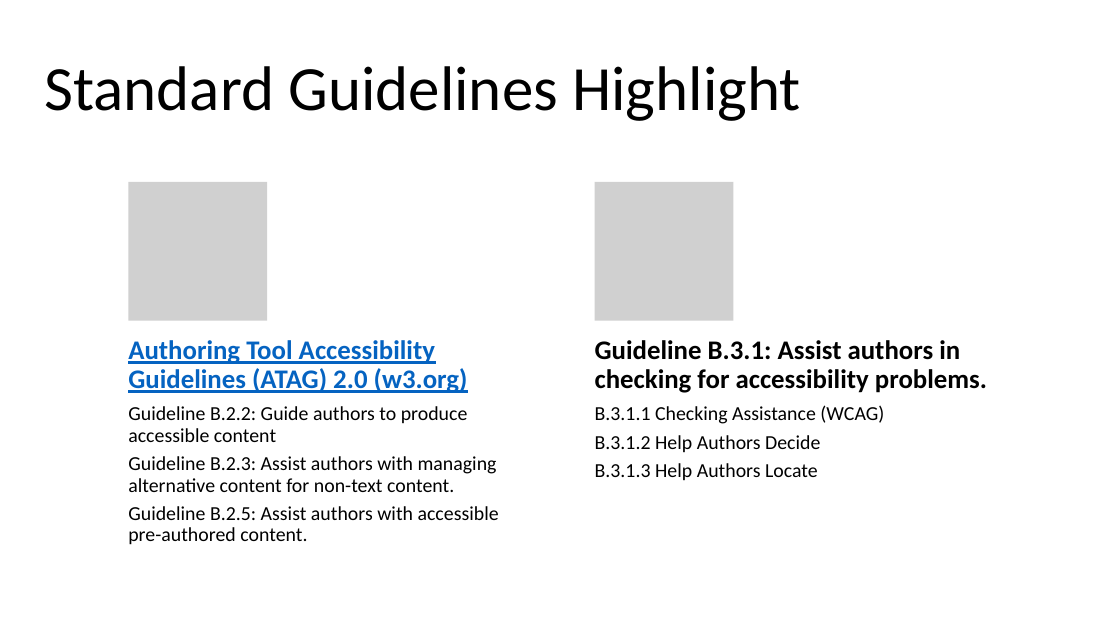
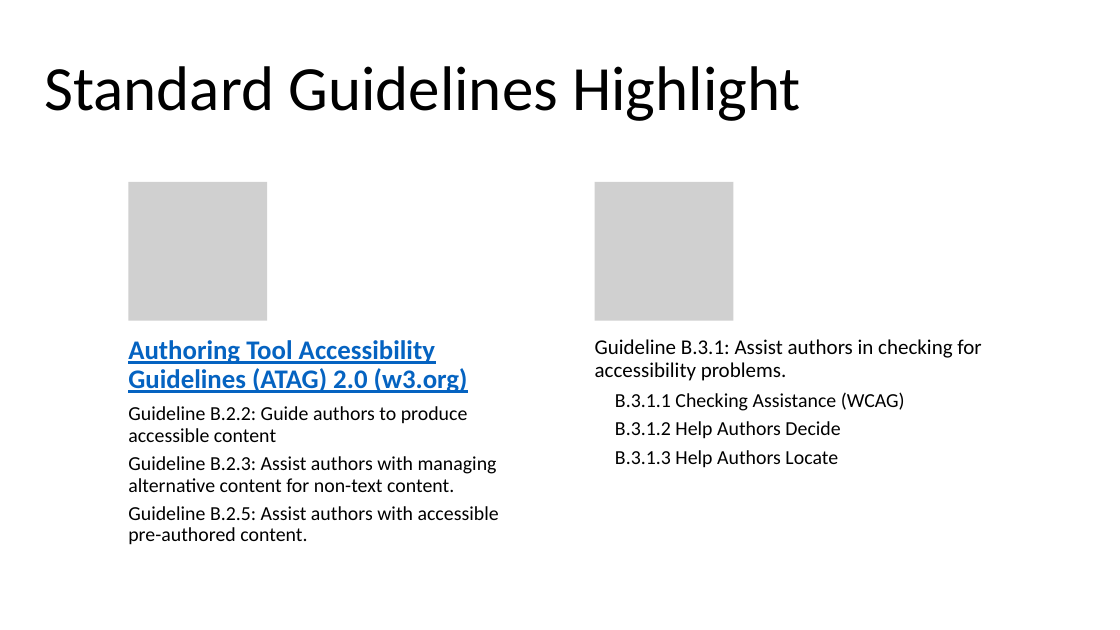
Before and after one commit to jaedong98/accessibility4md, a slide deck: slide 3 of docs/Accessibility4md.pptx. Drawn at 1120x630 pixels with LibreOffice and Linux fonts; fonts in the diff are those of the drawing; grey boxes stand for pictures. Boxes give left, top, right and bottom in pixels: in the first picture for what was removed or moved away, otherwise in the second. Text is boxed around its words. In the diff, an @@ line names an element or a change of style, - is before the commit and + after.

Commit message:
Updated: format ppt

```diff
--- a/docs/Accessibility4md.pptx
+++ b/docs/Accessibility4md.pptx
@@ text "Guideline B.3.1: Assist authors in ..." at (595, 339, 981, 381): size 23 to 18 pt, bold off; less space between paragraphs @@
@@ text "B.3.1.1 Checking Assistance (WCAG)": place and size @@
-text "B.3.1.1 Checking Assistance (WCAG)" at (595, 405, 884, 481)
+text "B.3.1.1 Checking Assistance (WCAG)" at (615, 392, 905, 468)
```
